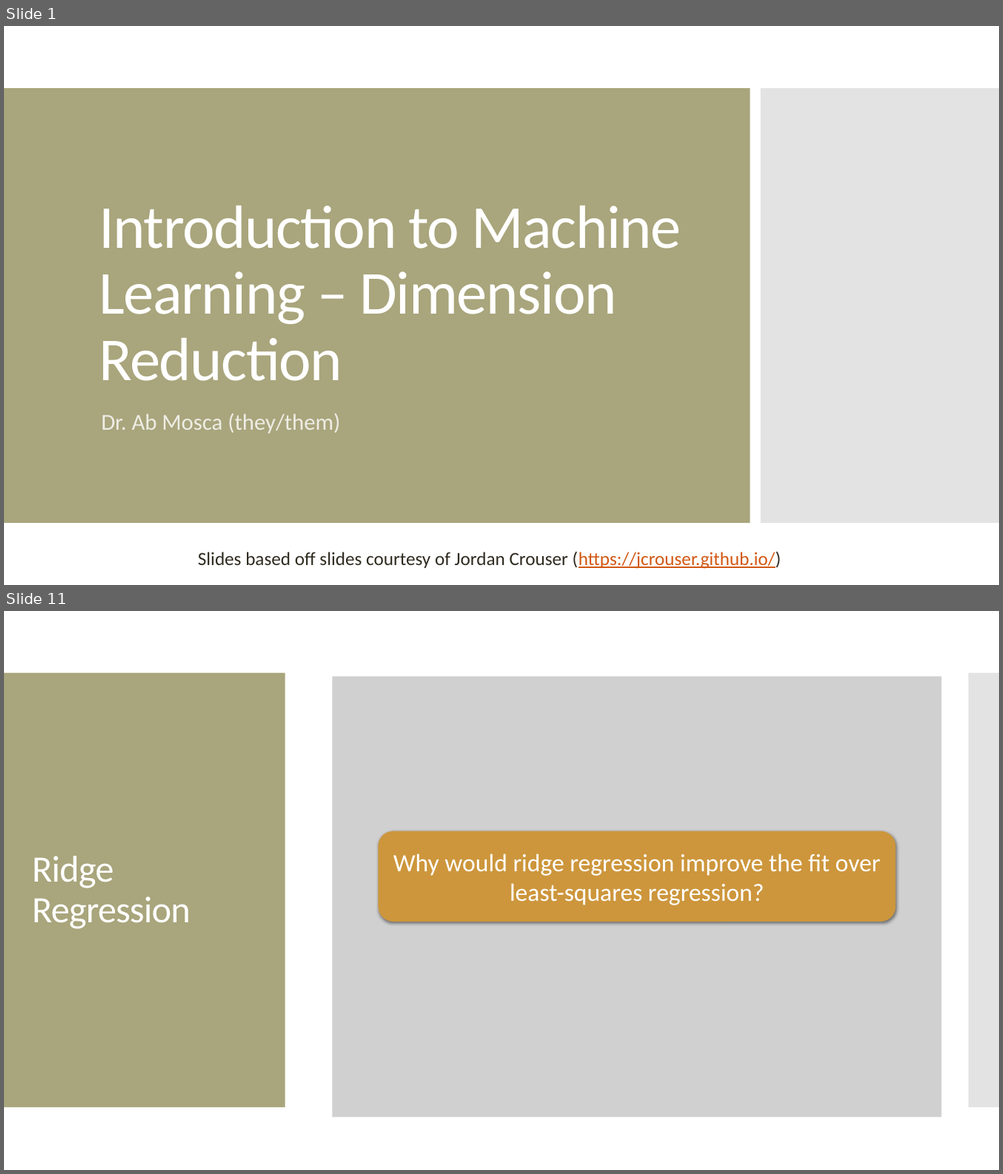
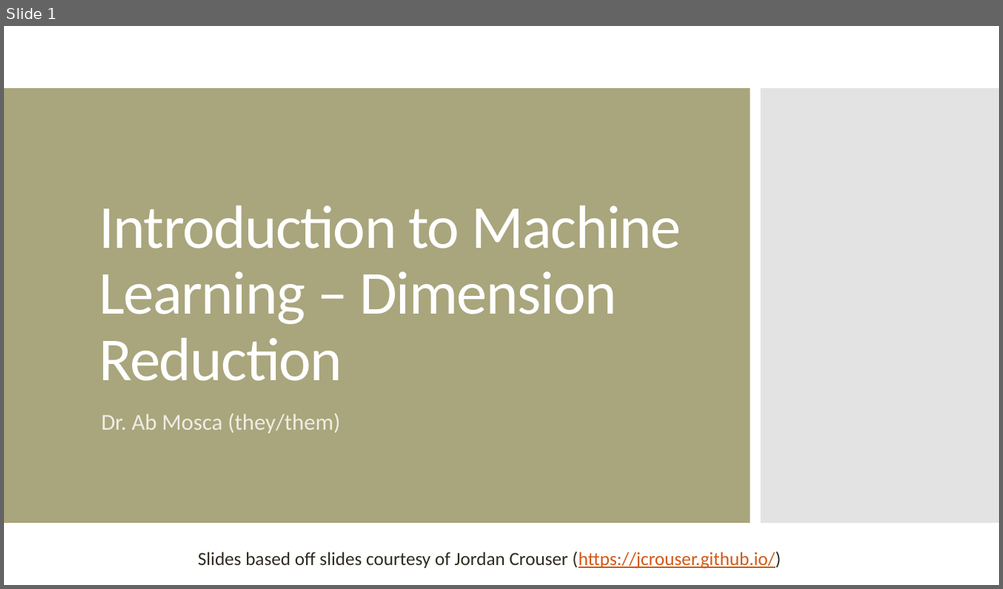
Before and after one commit to amosca01/CAIS380ML-S24, a slide deck: slides/12-dimension-reduction.pptx. Shown one above the other, each under a label of ours: slides 1 and 11 before the commit, slide 1 after it; the slides between them are not shown. The pictures are 1003x1174 and 1003x589 pixels, drawn with LibreOffice and Linux fonts; fonts in the diff are those of the drawing; grey boxes stand for pictures. Boxes give left, top, right and bottom in pixels: in the first picture for what was removed or moved away, otherwise in the second. Text is boxed around its words. In the diff, an @@ line names an element or a change of style, - is before the commit and + after.

```diff
--- a/slides/12-dimension-reduction.pptx
+++ b/slides/12-dimension-reduction.pptx
@@ slide 11 removed at bbox=[4, 611, 999, 1170], background #FFFFFF @@
@@ rectangle removed at bbox=[4, 673, 285, 1108] @@
@@ picture removed at bbox=[333, 677, 942, 1118] @@
@@ rectangle removed at bbox=[968, 673, 999, 1108] @@
@@ rounded rectangle removed at bbox=[378, 831, 896, 921] @@
-Why would ridge regression improve the fit over least-squares regression?
@@ title removed at bbox=[32, 856, 190, 929] @@
-Ridge Regression
```
Also in this commit, not shown: 2 slides changed, 30 slides added, 15 other slides removed, 14 other files.
